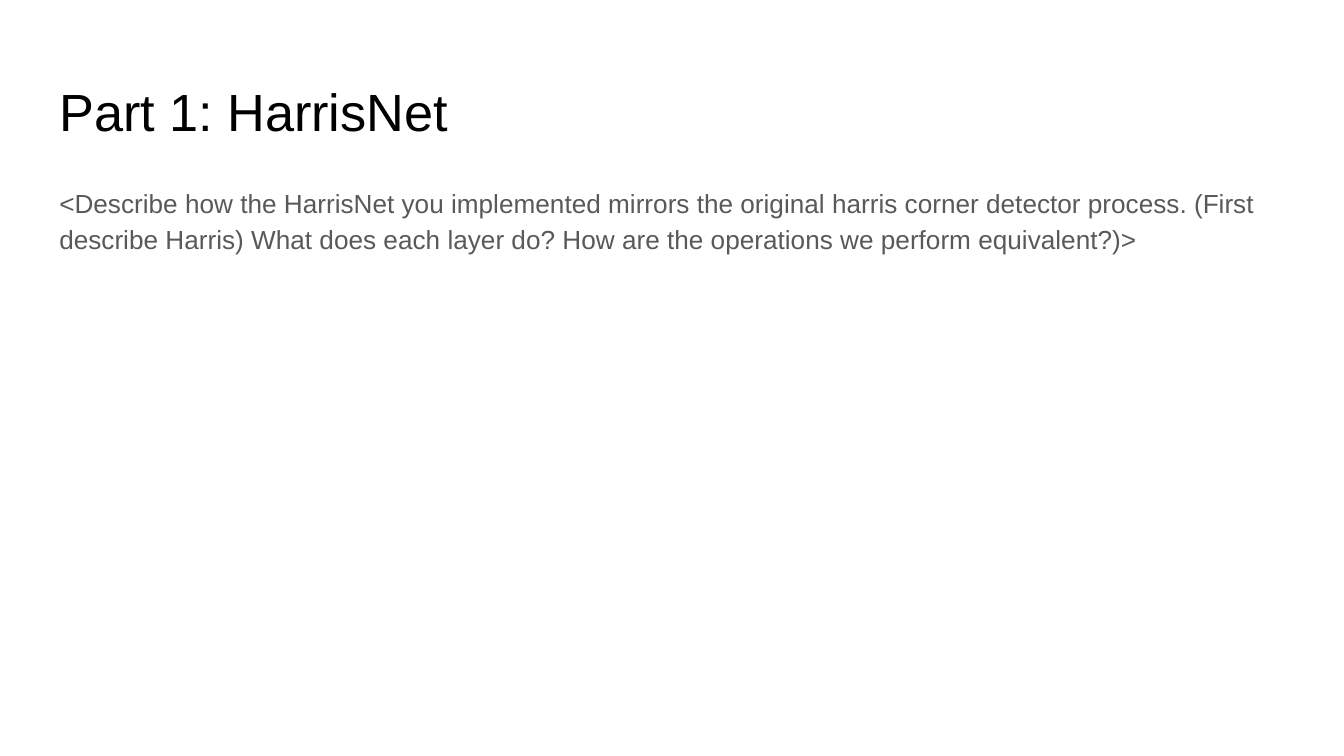
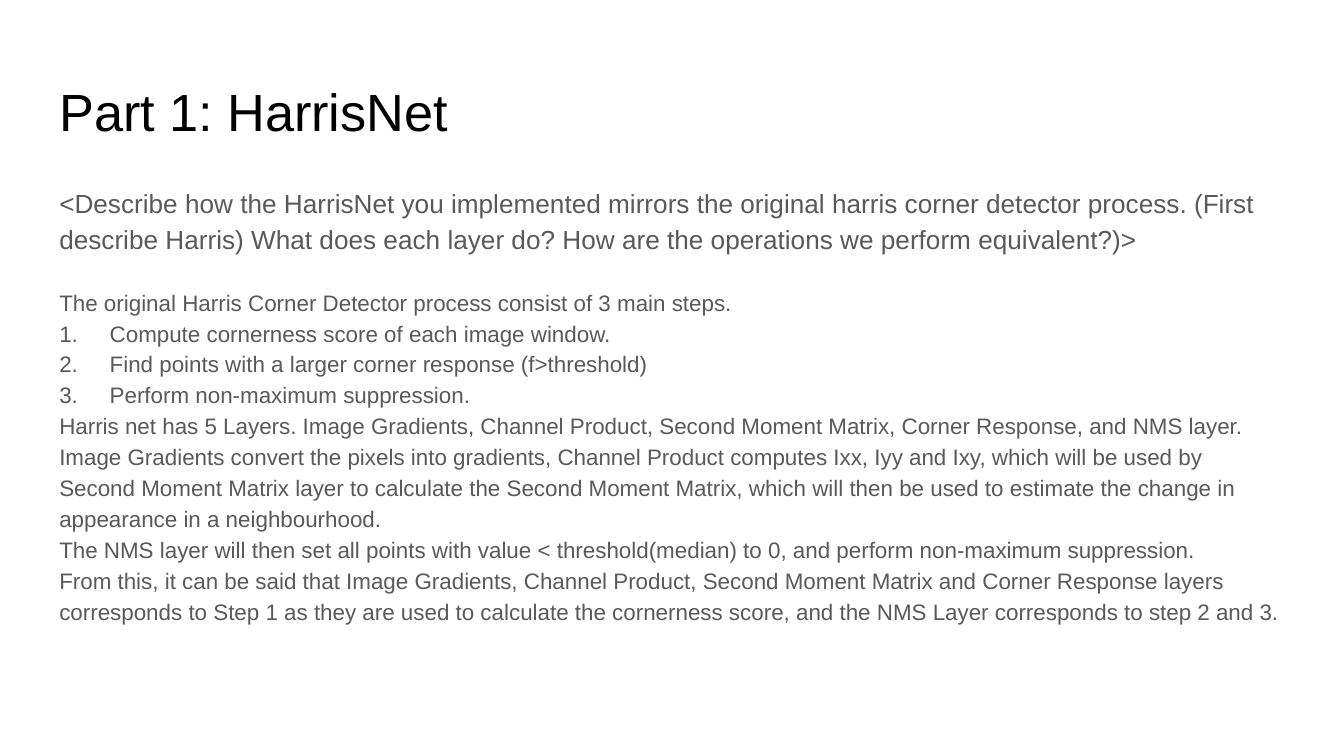
Before and after one commit to KokJianYu/CS4476-Gatech-, a slide deck: slide 4 of proj2_v2/report_template.pptx. Drawn at 1344x756 pixels with LibreOffice and Linux fonts; fonts in the diff are those of the drawing. Boxes give left, top, right and bottom in pixels: in the first picture for what was removed or moved away, otherwise in the second. Text is boxed around its words. In the diff, an @@ line names an element or a change of style, - is before the commit and + after.

```diff
--- a/proj2_v2/report_template.pptx
+++ b/proj2_v2/report_template.pptx
@@ text at bbox=[59, 295, 1279, 625]: paragraphs added @@
+The original Harris Corner Detector process consist of 3 main steps.
+1. Compute cornerness score of each image window.
+2. Find points with a larger corner response (f>threshold)
+3. Perform non-maximum suppression.
+Harris net has 5 Layers. Image Gradients, Channel Product, Second Moment Matrix, Corner Response, and NMS layer.
+Image Gradients convert the pixels into gradients, Channel Product computes Ixx, Iyy and Ixy, which will be used by Second Moment Matrix layer to calculate the Second Moment Matrix, which will then be used to estimate the change in appearance in a neighbourhood.
+The NMS layer will then set all points with value < threshold(median) to 0, and perform non-maximum suppression.
+From this, it can be said that Image Gradients, Channel Product, Second Moment Matrix and Corner Response layers corresponds to Step 1 as they are used to calculate the cornerness score, and the NMS Layer corresponds to step 2 and 3.
```
Also in this commit, not shown: 9 other slides changed, 7 other files.
